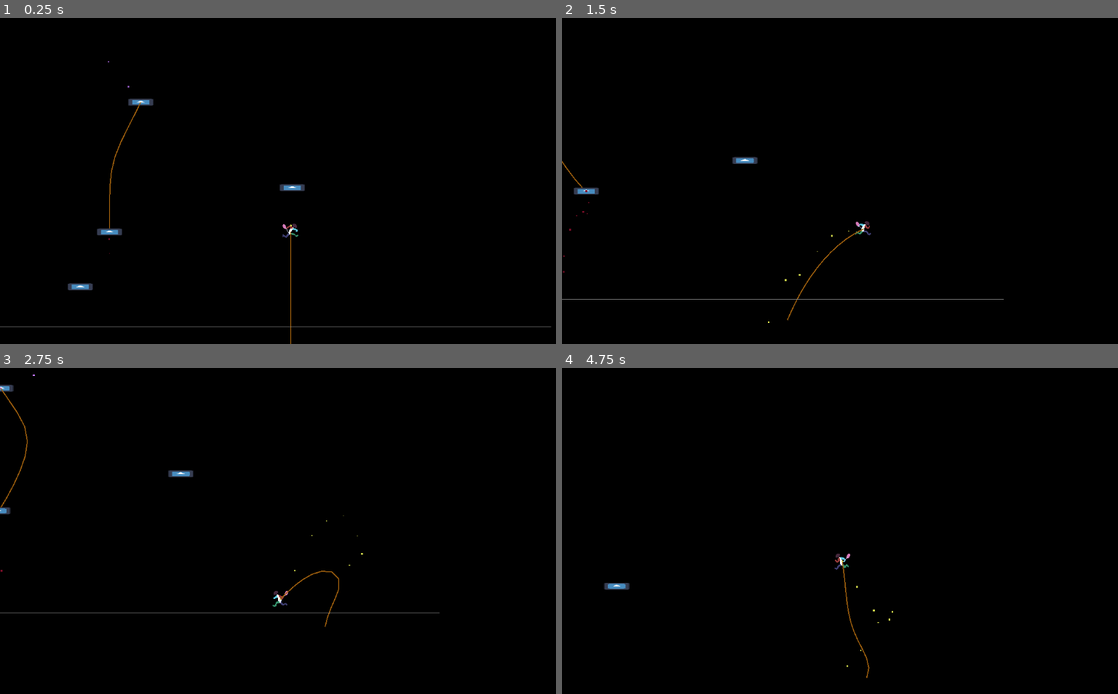
Above: before the commit, frames 1-4 (two rows, left to right).
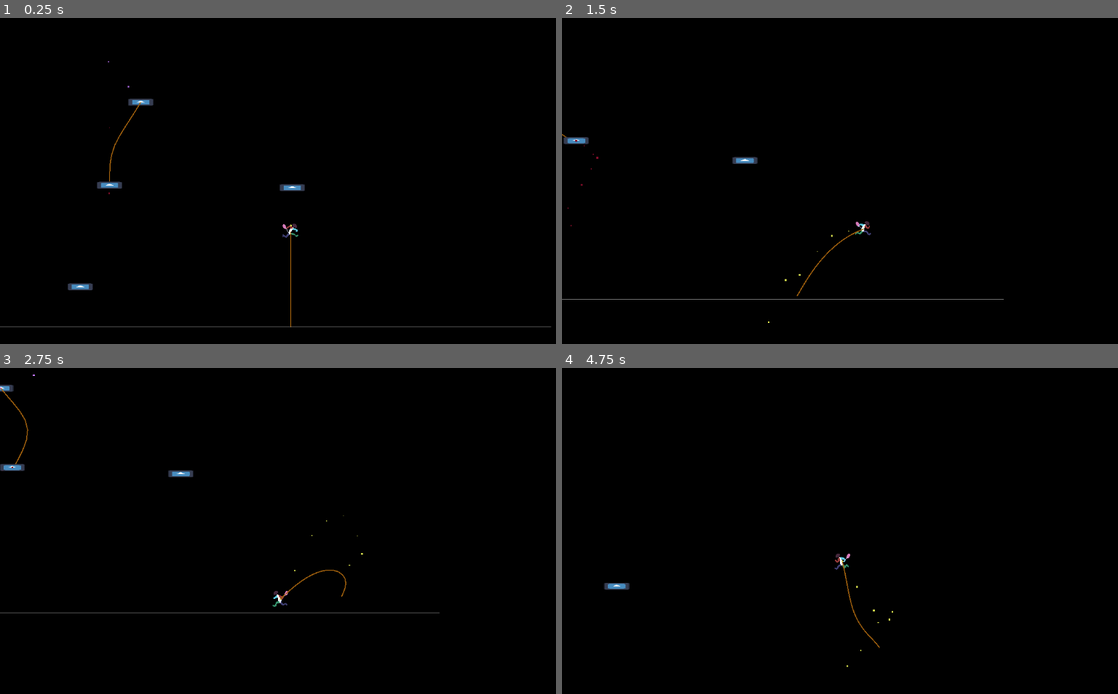
Above: after the commit, the same moments.

Repository: Cosillow/Hello_Gadot
Game: Godot game, scene res://scenes/game.tscn
Same seed, same stepped clock (60 frames per second), same inputs: the game is played once before the commit and once after it. The engine's default icon, where the game draws it, is replaced by a stand-in: a white triangle on a blue panel in a dark square.
Inputs:
- Up to frame 1 (0.25 s): no input
- Up to frame 2 (1.5 s): hold Right (move_right) from 0.53 s (still down); tap Z (jump) at 0.77 s
- Up to frame 3 (2.75 s): tap Z (jump) at 1.52 s; release Right (move_right) at 2.03 s; hold Left (move_left) from 2.03 s (still down)
- Up to frame 4 (4.75 s): release Left (move_left) at 2.78 s; hold Right (move_right) 2.78-4.28 s; tap Z (jump) at 3.02, 3.77, 4.52 s; hold Left (move_left) from 4.28 s (still down)

The runs differ from the first frame. In frame 1, 0.3% of the frame differs, in the area x 17-53%, y 26-100%; in frame 2, 0.4%; in frame 3, 0.4%, in the area x 0-63%, y 6-80%; in frame 4, 0.2%.

Commit message:
better rope length; real time accurate adjustments

Diff:
--- a/scenes/SwingingPlatform.tscn
+++ b/scenes/SwingingPlatform.tscn
@@ -22,11 +22,9 @@
 
 [node name="Rope" type="Node2D" parent="TopPlatform"]
 script = ExtResource("2_rom6i")
-ropeLength = 300.0
-constrain = 30.0
 
 [node name="Platform" parent="TopPlatform/Rope" instance=ExtResource("2_hgxmw")]
-position = Vector2(0, 270)
+position = Vector2(0, 20.0036)
 
 [node name="CPUParticles2D" type="CPUParticles2D" parent="TopPlatform/Rope/Platform"]
 direction = Vector2(0, 1)
--- a/scenes/game.tscn
+++ b/scenes/game.tscn
@@ -18,8 +18,7 @@
 position_smoothing_speed = 10.0
 
 [node name="Rope" parent="Player" instance=ExtResource("2_278xl")]
-ropeLength = 250.0
-constrain = 20.0
+segment_number = 21
 
 [node name="Platform" parent="." instance=ExtResource("1_8hn6c")]
 position = Vector2(569, -238)
--- a/scenes/rope_swing.tscn
+++ b/scenes/rope_swing.tscn
@@ -14,10 +14,7 @@
 shape = SubResource("RectangleShape2D_hbe1n")
 
 [node name="Rope" parent="." instance=ExtResource("1_7ht4t")]
-ropeLength = 175.0
 tightness = 40
-constrain = 6.0
-width = 1.0
 
 [node name="Sprite2D" type="Sprite2D" parent="."]
 texture = ExtResource("2_esqum")
--- a/scenes/test_scene_spring.tscn
+++ b/scenes/test_scene_spring.tscn
@@ -1,8 +1,7 @@
-[gd_scene load_steps=5 format=3 uid="uid://b1iw8hn81mj0w"]
+[gd_scene load_steps=4 format=3 uid="uid://b1iw8hn81mj0w"]
 
 [ext_resource type="PackedScene" uid="uid://bjrwrl5n4ev21" path="res://scenes/rigid_player.tscn" id="1_j1xu6"]
 [ext_resource type="PackedScene" uid="uid://der36ibpkevao" path="res://scenes/rope_swing.tscn" id="2_3sr81"]
-[ext_resource type="Script" path="res://scripts/rope_swing.gd" id="3_fchea"]
 [ext_resource type="PackedScene" uid="uid://bh10roc2g4e84" path="res://scenes/platform.tscn" id="4_7vnmx"]
 
 [node name="Node2D" type="Node2D"]
@@ -11,7 +10,7 @@
 position = Vector2(0, 180)
 angular_damp_mode = 1
 angular_damp = 0.9
-rope_rotation_speed = 5.0
+rope_rotation_speed = 1.0
 rope_swing = NodePath("../RopeSwing")
 metadata/_edit_group_ = true
 
@@ -19,12 +18,13 @@
 zoom = Vector2(1.5, 1.5)
 
 [node name="RopeSwing" parent="." node_paths=PackedStringArray("attachedBody", "ropeAnchorNode") instance=ExtResource("2_3sr81")]
-script = ExtResource("3_fchea")
 attachedBody = NodePath("../RigidPlayer2")
 ropeAnchorNode = NodePath("../RigidPlayer2/CollisionShape2D")
 metadata/_edit_group_ = true
 
 [node name="Rope" parent="RopeSwing" index="1" node_paths=PackedStringArray("attached")]
+rope_length = 168.0
+segment_number = 30
 attached = NodePath("../../RigidPlayer2/CollisionShape2D")
 
 [node name="PinJoint2D" parent="RopeSwing" index="3"]
--- a/scripts/rope.gd
+++ b/scripts/rope.gd
@@ -7,23 +7,23 @@
 #		...... I'm pretty sure changing the exports messes up while running too (callin eachother?)
 # TODO: rope detache velocity acts weird because the attached extends the rope beyond its length
 #		then the constraint back makes it act weird (I think)
+# TODO: fix `segment_number` runtime adjustment unexpected physics (not too pressing unless I want to use that)
+@export_range(1, 9999999, 1, "or_greater") var rope_length:float = 200 :
+	set(val):
+		if val == rope_length or val < 1: return
+		rope_length = val
+		call_deferred("_resize_arrays")
+		update_configuration_warnings()
+@export_range(2, 9999999, 1, "or_greater") var segment_number: int = 10 : ## technically this is the point_number... (segments-1)
+	set(val):
+		## NOTE: setting during runtime will give unexpected physics results
+		if val == segment_number or val < 1: return
+		segment_number = val
+		call_deferred("_resize_arrays")
+		update_configuration_warnings()
 @export var offset: Vector2 = Vector2.ZERO
-@export var ropeLength:float = 30 :
-	set(val):
-		if val == ropeLength:
-			return
-		ropeLength = val
-		_point_count = int(ceil(ropeLength / constrain))
-		call_deferred("_ready")
+@export var gravity := Vector2(0,20)
 @export var tightness: int = 100 ## constraint iterations (a ratio more iterations will be applied if rope exceeds length)
-@export_range(1, 9999999, 1, "or_greater") var constrain: float = 2 : ## distance between points (must be < ropeLength)
-	set(val):
-		if val == constrain:
-			return
-		constrain =  max(1, min(val, ropeLength - 0.1))
-		_point_count = int(ceil(ropeLength / constrain))
-		call_deferred("_ready")
-@export var gravity := Vector2(0,20)
 @export_range(0.1, 0.9, .01) var dampening: float = 0.9
 @export var color: Color = Color(0.648, 0.389, 0.056)
 @export_range(1, 9999999, 1, "or_greater") var width: float = 2
@@ -33,21 +33,21 @@
 		update_configuration_warnings()
 		assert(_is_attached_processed_first())
 
-var _point_count: int
 var _pos: PackedVector2Array
 var _pos_prev: PackedVector2Array
 var _endpoint : Vector2 :
 	get:
-		return _pos[_point_count-1]
+		return _pos[-1]
 	set(val):
-		_pos[_point_count-1] = val
+		_pos[-1] = val
 var _translation: Vector2 :
 	get:
 		return global_position + offset
+var _segment_length: float = rope_length / segment_number
 
 var endDirection: Vector2 :
 	get:
-		return _pos[_point_count-2].direction_to(_endpoint)
+		return _pos[-2].direction_to(_endpoint)
 var finalPosition: PackedVector2Array :
 	get:
 		return _pos * Transform2D().translated(_translation)
@@ -58,8 +58,8 @@
 	if !(get_parent() is Node2D):
 		warnings.append("parent must be Node2D")
 
-	if constrain >= ropeLength:
-		warnings.append("`constrain` must be <= `ropeLength`")
+	if _segment_length >= rope_length:
+		warnings.append("`_segment_length` must be <= `rope_length`")
 
 	if !_is_attached_processed_first():
 		warnings.append("`attached` Node2d must be before rope in tree (such that it is processed first)")
@@ -67,18 +67,14 @@
 	return warnings
 
 func _ready()->void:
-	#_point_count = int(ceil(ropeLength / constrain))
-
-	# resize arrays
-	_pos.resize(_point_count)
-	_pos_prev.resize(_point_count)
+	_resize_arrays()
 
 	# init position
 	position = Vector2.ZERO
-	for i in range(_point_count):
-		_pos[i] = global_position + Vector2(0, constrain *i)
-		_pos_prev[i] = global_position + Vector2(0, constrain *i)
-	_update_children()
+	for i in range(segment_number):
+		_pos[i] = global_position + Vector2(0, _segment_length *i)
+		_pos_prev[i] = global_position + Vector2(0, _segment_length *i)
+	_fix_children_to_endpoint()
 
 func _physics_process(delta)->void:
 	assert(_is_attached_processed_first())
@@ -91,9 +87,9 @@
 	if attached:
 		_endpoint = attached.global_position
 
-	# tighten rope more if it exceeds ropeLength
+	# tighten rope more if it exceeds rope_length
 	var distSq = _pos[0].distance_squared_to(_endpoint)
-	var possibleError = distSq / pow(ropeLength,2)
+	var possibleError = distSq / pow(rope_length,2)
 	var iterations = max(tightness,int(possibleError * tightness))
 	for i in iterations:
 		_update_constrain()
@@ -102,7 +98,7 @@
 	if attached:
 		_endpoint = attached.global_position
 
-	_update_children()
+	_fix_children_to_endpoint()
 	queue_redraw()
 
 func _notification(what):
@@ -117,21 +113,27 @@
 func set_endpoint_velocity(velocity: Vector2) -> void:
 	_pos_prev[-1] = _endpoint - (velocity*dampening)
 
-func _update_children() -> void:
+func _resize_arrays() -> void:
+	## called by `segment_number` and `rope_length` setters and `_ready`
+	_segment_length = rope_length / segment_number
+	_pos.resize(segment_number)
+	_pos_prev.resize(segment_number)
+
+func _fix_children_to_endpoint() -> void:
 	for c in get_children():
 		if c is Node2D:
 			c.position = _endpoint - _translation
 
 func _update_points(delta)->void:
-	for i in range(1, _point_count):
+	for i in range(1, len(_pos)):
 		var velocity = (_pos[i] -_pos_prev[i]) * dampening
 		_pos_prev[i] = _pos[i]
 		_pos[i] += velocity + (gravity * delta)
 
 func _update_constrain()->void:
-	for i in range(_point_count-1):
+	for i in range(len(_pos)-1):
 		var distance = _pos[i].distance_to(_pos[i+1])
-		var difference = constrain - distance
+		var difference = _segment_length - distance
 		var percent = difference / distance
 		var vec2 = _pos[i+1] - _pos[i]
 
@@ -143,7 +145,7 @@
 				#_pos[i] -= vec2 * (percent/2)
 				#_pos[i+1] += vec2 * (percent/2)
 		else:
-			#if i+1 == _point_count-1 && endPin:
+			#if i+1 == segment_number-1 && endPin:
 				#_pos[i] -= vec2 * percent
 			#else:
 			_pos[i] -= vec2 * (percent/2)
